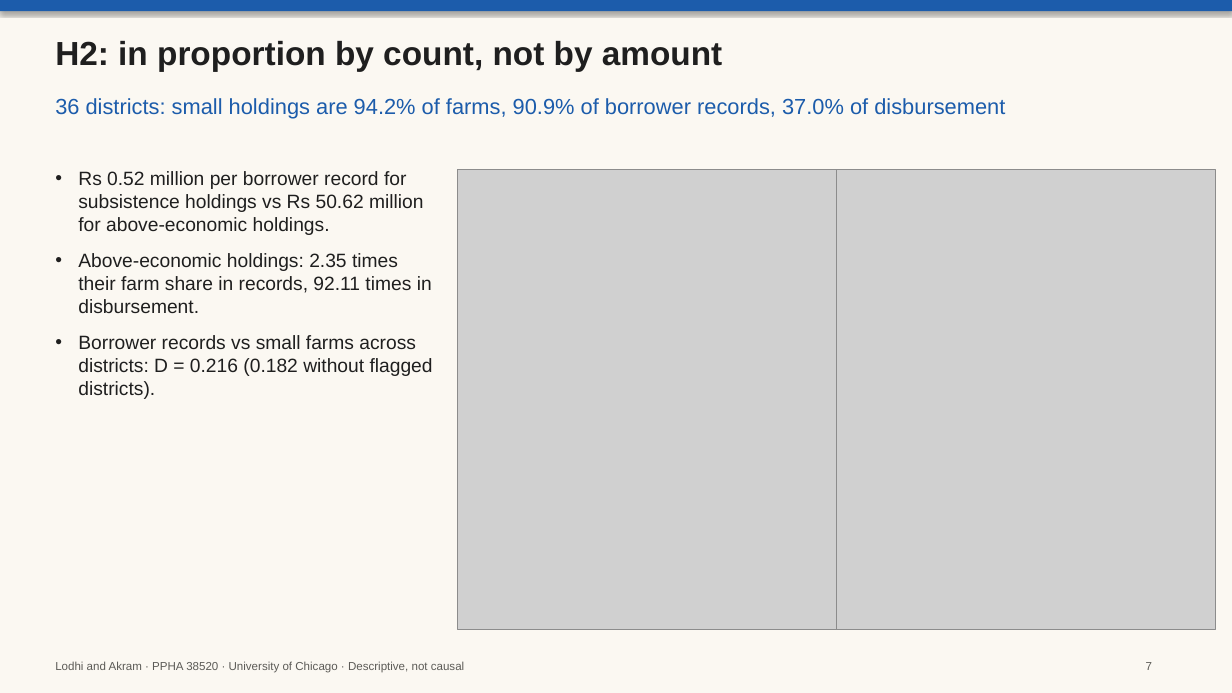
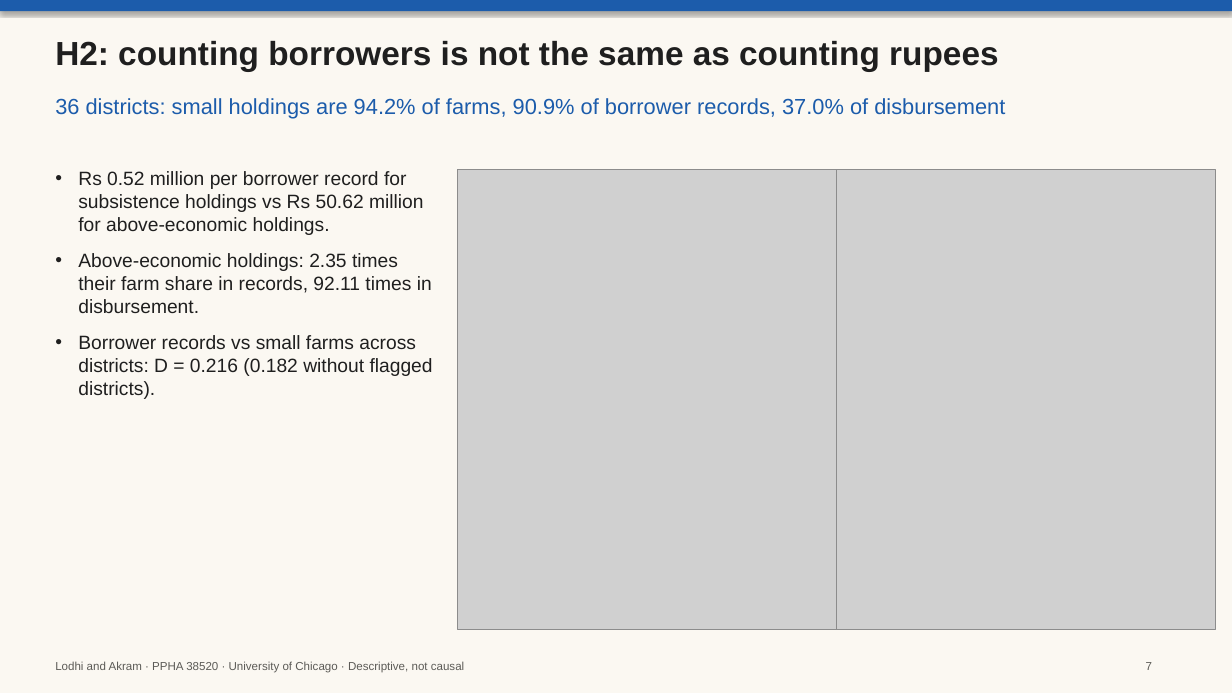
Before and after one commit to ahmedrazakhanlodhi/arhti-project, a slide deck: slide 7 of outputs/slides/arhti_slides.pptx. Drawn at 1232x693 pixels with LibreOffice and Linux fonts; fonts in the diff are those of the drawing; grey boxes stand for pictures. Boxes give left, top, right and bottom in pixels: in the first picture for what was removed or moved away, otherwise in the second. Text is boxed around its words. In the diff, an @@ line names an element or a change of style, - is before the commit and + after.

```diff
--- a/outputs/slides/arhti_slides.pptx
+++ b/outputs/slides/arhti_slides.pptx
@@ text at box(55, 41, 998, 71): text changed @@
-H2: in proportion by count, not by amount
+H2: counting borrowers is not the same as counting rupees
```
Also in this commit, not shown: 6 other slides changed, 11 other files.
